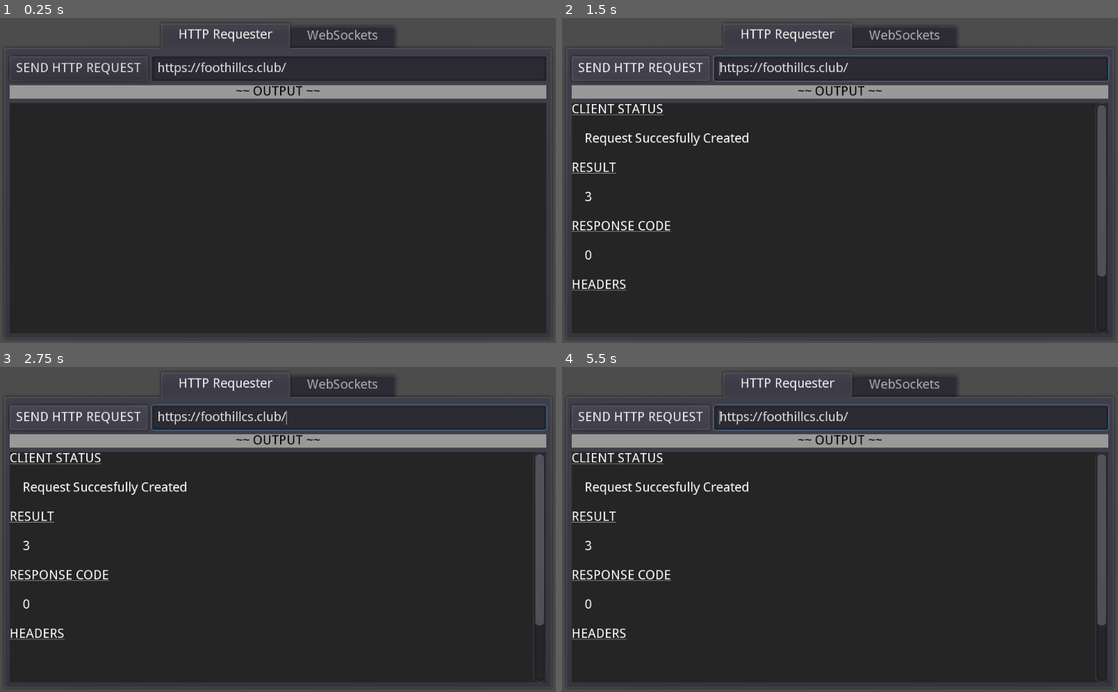
Above: before the commit, frames 1-4 (two rows, left to right).
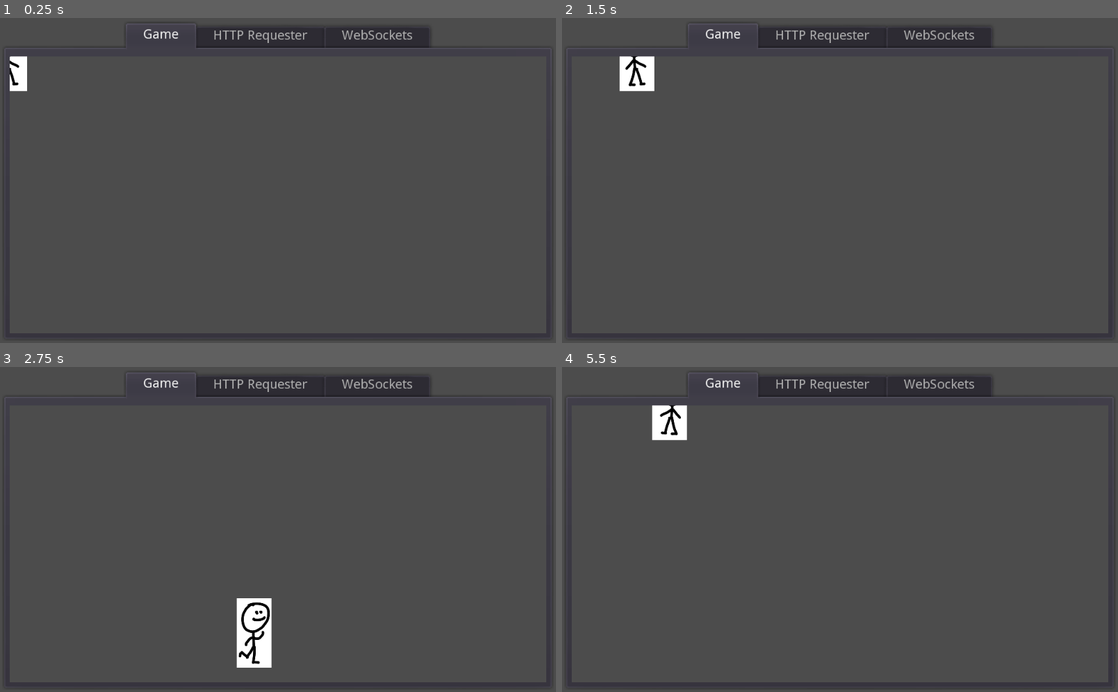
Above: after the commit, the same moments.

Repository: tilegame/godot-client
Game: Godot game, scene res://root.tscn
The game is run twice, just before and just after one commit, with the same random seed, the same clock (stepped at 60 frames per second) and the same inputs.
Inputs (mouse positions are in pixels of both pictures, inside the frame that each line leads up to):
- Up to frame 1 (0.25 s): no input
- Up to frame 2 (1.5 s): click (639, 70) at 0.5 s, where only the run before the commit has a clickable "SEND HTTP REQUEST"; tap Enter at 1.25 s; hold Right (right, bound only after the commit) from 1.28 s (still down)
- Up to frame 3 (2.75 s): release Right (right, bound only after the commit) at 2.03 s; hold Down (down, bound only after the commit) from 2.03 s (still down)
- Up to frame 4 (5.5 s): release Down (down, bound only after the commit) at 2.78 s; hold Right (right, bound only after the commit) 2.78-3.53 s; hold Up (up, bound only after the commit) 3.53-4.28 s; hold Left (left, bound only after the commit) from 4.28 s (still down)

The runs differ from the first frame. In frame 1, 79% of the frame differs, in the area x 1-99%, y 1-98%; in frame 2, 79%; in frame 3, 78%; in frame 4, 79%.

Commit message:
Added Game Tab, a simple player animation, and simple controls
The game viewport exists within the tab itself, and disables
player controls when you are looking at other tabs. It might
be smart to later on turn the "game" part into its own scene,
to better seperate things out.

Diff:
--- /dev/null
+++ b/src/Player.gd
@@ -0,0 +1,22 @@
+extends AnimatedSprite
+
+const speed = 10
+
+func _physics_process(delta: float) -> void:
+	var d := Vector2()
+	if Input.is_action_pressed('right'):
+		d.x += 1
+		flip_h = 0
+	if Input.is_action_pressed('left'):
+		d.x -= 1
+		flip_h = 1
+	if Input.is_action_pressed('down'):
+		d.y += 1
+	if Input.is_action_pressed('up'):
+		d.y -= 1
+
+	if d != Vector2(0,0):
+		play('walk')
+	else:
+		play('default')
+	position += d.normalized() * speed
--- /dev/null
+++ b/src/TabContainer.gd
@@ -0,0 +1,10 @@
+extends TabContainer
+
+onready var player := $Game/Viewport/Node2D/Player
+
+func _ready() -> void:
+	connect("tab_changed", self, "on_tab_change")
+
+func on_tab_change(tab: int) -> void:
+	var is_game_tab_selected := get_tab_title(tab) == "Game"
+	player.set_physics_process(is_game_tab_selected)
--- a/src/project.godot
+++ b/src/project.godot
@@ -27,6 +27,29 @@
 
 theme/use_hidpi=true
 
+[input]
+
+left={
+"deadzone": 0.5,
+"events": [ Object(InputEventKey,"resource_local_to_scene":false,"resource_name":"","device":0,"alt":false,"shift":false,"control":false,"meta":false,"command":false,"pressed":false,"scancode":16777231,"unicode":0,"echo":false,"script":null)
+ ]
+}
+right={
+"deadzone": 0.5,
+"events": [ Object(InputEventKey,"resource_local_to_scene":false,"resource_name":"","device":0,"alt":false,"shift":false,"control":false,"meta":false,"command":false,"pressed":false,"scancode":16777233,"unicode":0,"echo":false,"script":null)
+ ]
+}
+up={
+"deadzone": 0.5,
+"events": [ Object(InputEventKey,"resource_local_to_scene":false,"resource_name":"","device":0,"alt":false,"shift":false,"control":false,"meta":false,"command":false,"pressed":false,"scancode":16777232,"unicode":0,"echo":false,"script":null)
+ ]
+}
+down={
+"deadzone": 0.5,
+"events": [ Object(InputEventKey,"resource_local_to_scene":false,"resource_name":"","device":0,"alt":false,"shift":false,"control":false,"meta":false,"command":false,"pressed":false,"scancode":16777234,"unicode":0,"echo":false,"script":null)
+ ]
+}
+
 [rendering]
 
 quality/driver/driver_name="GLES2"
--- a/src/root.tscn
+++ b/src/root.tscn
@@ -1,7 +1,26 @@
-[gd_scene load_steps=5 format=2]
+[gd_scene load_steps=12 format=2]
 
 [ext_resource path="res://http_requester.gd" type="Script" id=1]
 [ext_resource path="res://LineEditWithWebPrompt.gd" type="Script" id=2]
+[ext_resource path="res://img/simple_walk_2.png" type="Texture" id=3]
+[ext_resource path="res://img/simple_walk_3.png" type="Texture" id=4]
+[ext_resource path="res://img/simple_walk_4.png" type="Texture" id=5]
+[ext_resource path="res://img/simple_walk_1.png" type="Texture" id=6]
+[ext_resource path="res://Player.gd" type="Script" id=7]
+[ext_resource path="res://TabContainer.gd" type="Script" id=8]
+
+[sub_resource type="SpriteFrames" id=3]
+animations = [ {
+"frames": [ ExtResource( 6 ) ],
+"loop": true,
+"name": "default",
+"speed": 5.0
+}, {
+"frames": [ ExtResource( 6 ), ExtResource( 3 ), ExtResource( 4 ), ExtResource( 5 ) ],
+"loop": true,
+"name": "walk",
+"speed": 20.0
+} ]
 
 [sub_resource type="StyleBoxFlat" id=1]
 
@@ -19,11 +38,35 @@
 margin_top = 10.0
 margin_right = -10.0
 margin_bottom = -10.0
+script = ExtResource( 8 )
 __meta__ = {
 "_edit_use_anchors_": false
 }
 
+[node name="Game" type="ViewportContainer" parent="CanvasLayer/TabContainer"]
+anchor_right = 1.0
+anchor_bottom = 1.0
+margin_left = 8.0
+margin_top = 61.0
+margin_right = -8.0
+margin_bottom = -8.0
+size_flags_horizontal = 3
+size_flags_vertical = 3
+stretch = true
+
+[node name="Viewport" type="Viewport" parent="CanvasLayer/TabContainer/Game"]
+size = Vector2( 988, 511 )
+render_target_update_mode = 3
+
+[node name="Node2D" type="Node2D" parent="CanvasLayer/TabContainer/Game/Viewport"]
+
+[node name="Player" type="AnimatedSprite" parent="CanvasLayer/TabContainer/Game/Viewport/Node2D"]
+scale = Vector2( 0.25, 0.25 )
+frames = SubResource( 3 )
+script = ExtResource( 7 )
+
 [node name="HTTP Requester" type="MarginContainer" parent="CanvasLayer/TabContainer"]
+visible = false
 anchor_right = 1.0
 anchor_bottom = 1.0
 margin_left = 8.0
Binary file added: src/img/simple_walk_1.png
Not shown, added: src/img/simple_walk_1.png.import
Binary file added: src/img/simple_walk_2.png
Not shown, added: src/img/simple_walk_2.png.import
Binary file added: src/img/simple_walk_3.png
Not shown, added: src/img/simple_walk_3.png.import
Binary file added: src/img/simple_walk_4.png
Not shown, added: src/img/simple_walk_4.png.import
